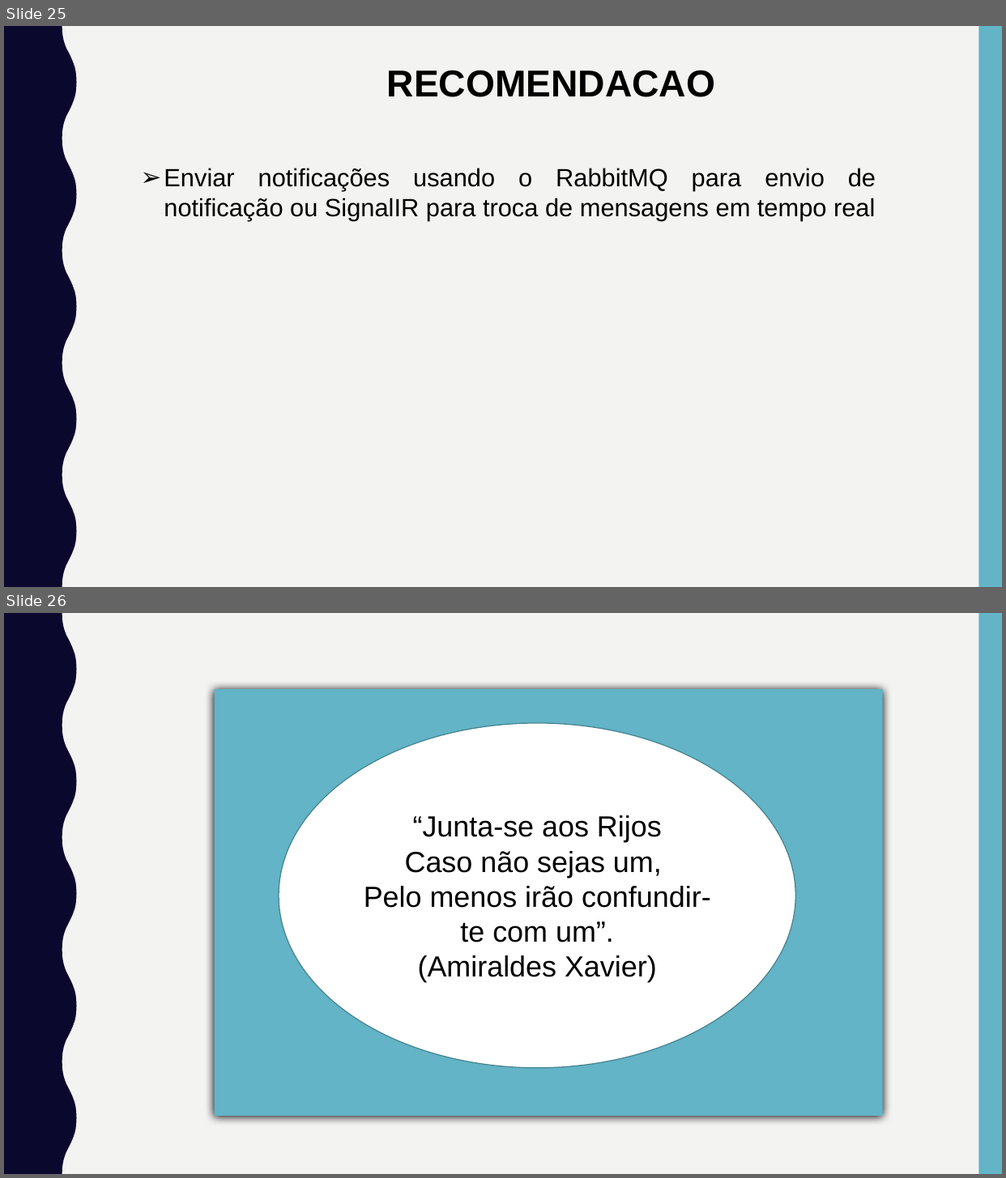
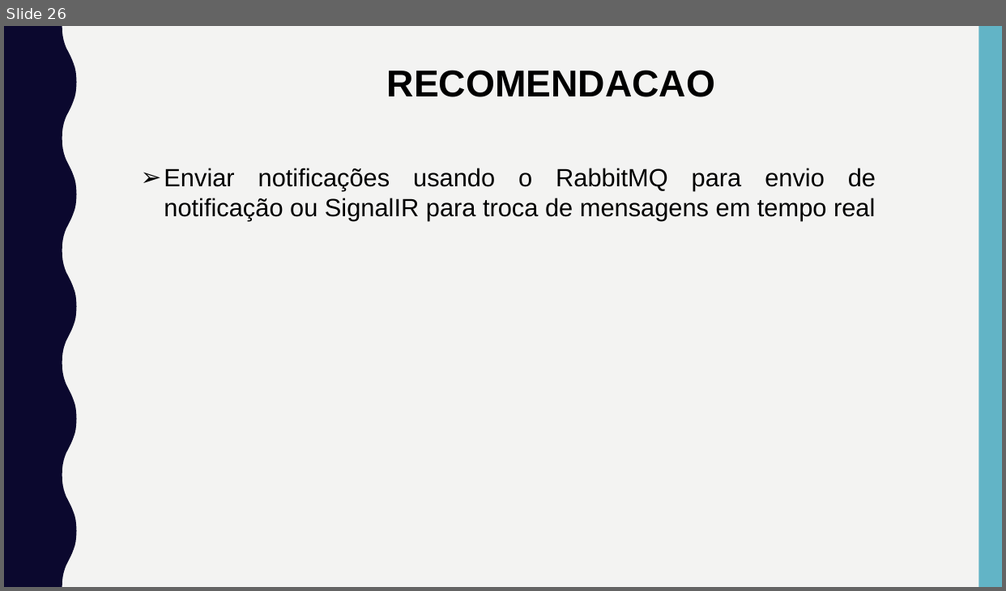
Before and after one commit to adilson-youtube/Relatorio_Sistema_Gestao_TCC, a slide deck: Apresentação/TFC.pptx. Shown one above the other, each under a label of ours: slides 25 and 26 before the commit, slide 26 after it. The pictures are 1006x1178 and 1006x591 pixels, drawn with LibreOffice and Linux fonts; fonts in the diff are those of the drawing. Boxes give left, top, right and bottom in pixels: in the first picture for what was removed or moved away, otherwise in the second. Text is boxed around its words. In the diff, an @@ line names an element or a change of style, - is before the commit and + after.

```diff
--- a/Apresentação/TFC.pptx
+++ b/Apresentação/TFC.pptx
@@ slide 26 removed at bbox=[4, 613, 1002, 1174], background #F3F3F2; not listed: 2 template elements that a slide beside it also shows @@
@@ rectangle removed at bbox=[215, 689, 883, 1116] @@
@@ ellipse removed at bbox=[279, 723, 796, 1068] @@
-“Junta-se aos Rijos
-Caso não sejas um,
-Pelo menos irão confundir-te com um”.
-(Amiraldes Xavier)
@@ what was slide 25 is now slide 26 @@
```
Also in this commit, not shown: 8 slides changed, 4 slides added, 3 other slides removed, 23 other files.
